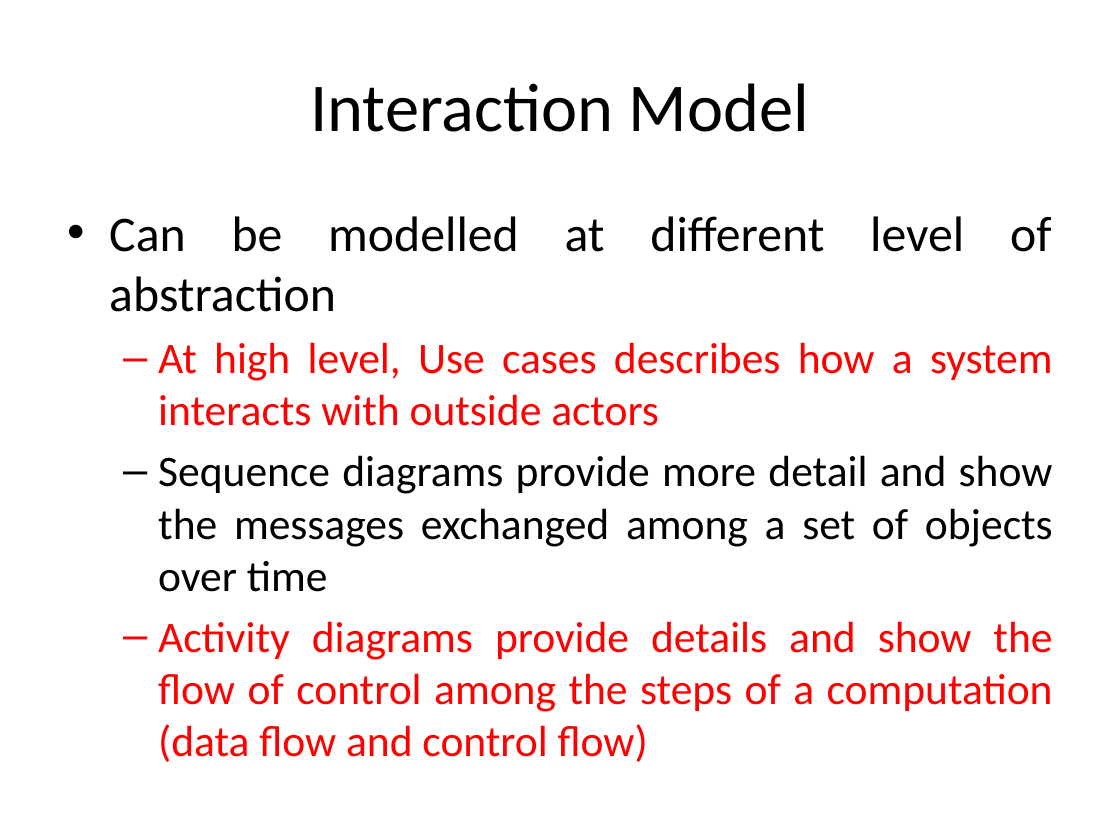
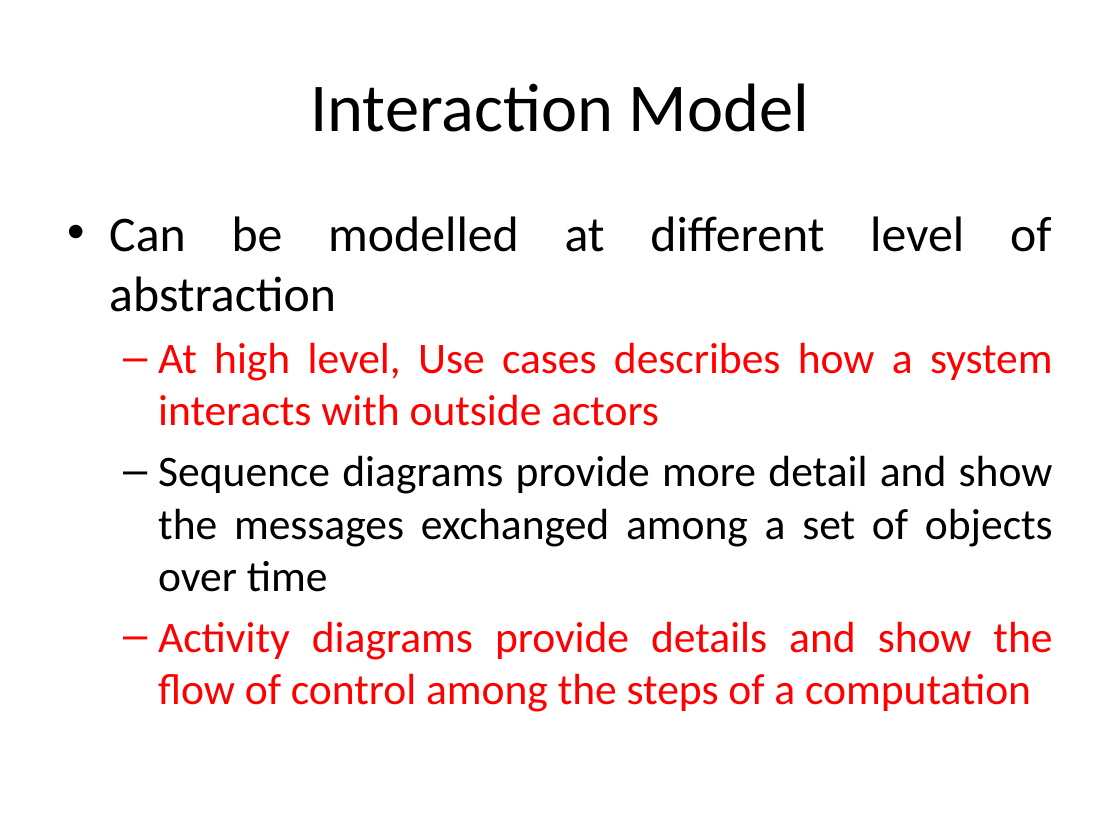
Before and after one commit to theabhishek07/Object-Oriented-Analysis-and-Design, a slide deck: slide 3 of Classroom/10.InteractionModeling.pptx. Drawn at 1120x840 pixels with LibreOffice and Linux fonts; fonts in the diff are those of the drawing. Boxes give left, top, right and bottom in pixels: in the first picture for what was removed or moved away, otherwise in the second. Text is boxed around its words. In the diff, an @@ line names an element or a change of style, - is before the commit and + after.

Commit message:
ppt

```diff
--- a/Classroom/10.InteractionModeling.pptx
+++ b/Classroom/10.InteractionModeling.pptx
@@ text at bbox=[158, 621, 1052, 712]: text changed @@
-  – Activity diagrams provide details and show the flow of control among the steps of a computation (data flow and control flow)
+  – Activity diagrams provide details and show the flow of control among the steps of a computation
```
Also in this commit, not shown: 2 other files.
